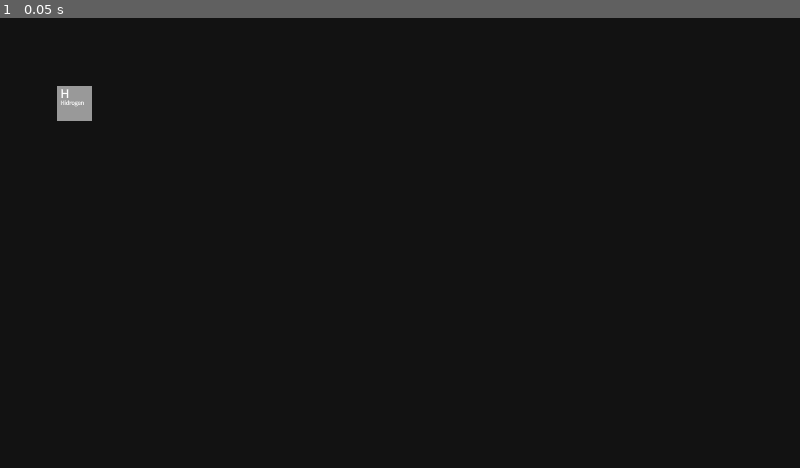
Above: before the commit, frame 1.
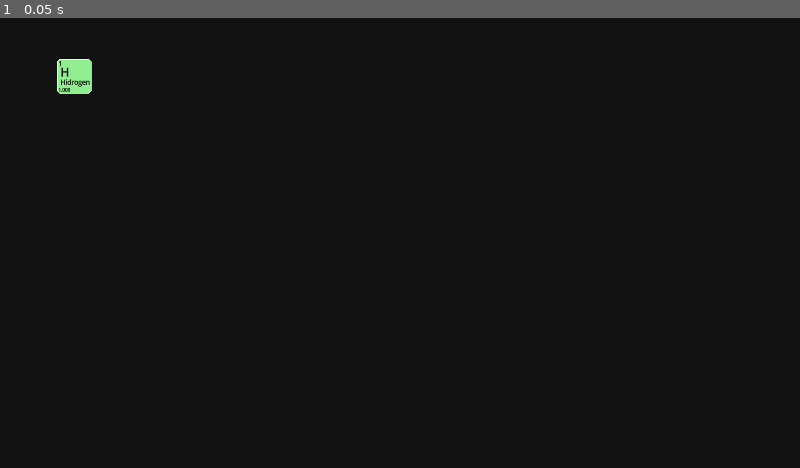
Above: after the commit, the same moment.

Repository: PurpleHamster1/proiect-chimie
Game: Godot game, scene res://main.tscn
The game is run twice, just before and just after one commit, with the same random seed, the same clock (stepped at 60 frames per second) and the same inputs.
Inputs:
- Up to frame 1 (0.05 s): no input

The runs differ from the first frame. In frame 1, 0.6% of the frame differs, in the area x 7-12%, y 9-23%.

Commit message:
element base

Diff:
--- /dev/null
+++ b/project/ElementBase.gd
@@ -0,0 +1,36 @@
+extends Panel
+
+@export var tip : String
+@export var nr : String
+@export var masa : String
+
+# Called when the node enters the scene tree for the first time.
+func _ready():
+	var test = get_theme_stylebox("panel")
+	match tip:
+		"Alca":
+			test.bg_color = Color.DARK_KHAKI
+		"AlcaP":
+			test.bg_color = Color.CORAL
+		"Lant":
+			test.bg_color = Color.DARK_SEA_GREEN
+		"Act":
+			test.bg_color = Color.DARK_SLATE_BLUE
+		"MetalT":
+			test.bg_color = Color.GRAY
+		"MetalePT":
+			test.bg_color = Color.WEB_GRAY
+		"Metalo":
+			test.bg_color = Color.LIGHT_GRAY
+		"Nemetal":
+			test.bg_color = Color.LIGHT_GREEN
+		"Halo":
+			test.bg_color = Color.LIGHT_YELLOW
+		"Nobil":
+			test.bg_color = Color.MEDIUM_PURPLE
+	add_theme_stylebox_override("panel", test)
+
+
+# Called every frame. 'delta' is the elapsed time since the previous frame.
+func _process(delta):
+	pass
--- a/project/ElementBase.tscn
+++ b/project/ElementBase.tscn
@@ -1,10 +1,26 @@
-[gd_scene load_steps=2 format=3 uid="uid://djqj55iccj6rx"]
+[gd_scene load_steps=3 format=3 uid="uid://djqj55iccj6rx"]
 
-[sub_resource type="StyleBoxFlat" id="StyleBoxFlat_hbq3q"]
+[ext_resource type="Script" path="res://ElementBase.gd" id="1_1aox5"]
+
+[sub_resource type="StyleBoxFlat" id="StyleBoxFlat_eaouu"]
+border_width_left = 1
+border_width_top = 1
+border_width_right = 1
+border_width_bottom = 1
+border_color = Color(1, 1, 1, 1)
+corner_radius_top_left = 3
+corner_radius_top_right = 3
+corner_radius_bottom_right = 3
+corner_radius_bottom_left = 3
+corner_detail = 1
 
 [node name="ElementBase" type="Panel"]
 custom_minimum_size = Vector2(50, 50)
-theme_override_styles/panel = SubResource("StyleBoxFlat_hbq3q")
+theme_override_styles/panel = SubResource("StyleBoxFlat_eaouu")
+script = ExtResource("1_1aox5")
+tip = "Nemetal"
+nr = "1"
+masa = "1.008"
 
 [node name="Symbol" type="Label" parent="."]
 layout_mode = 1
@@ -12,9 +28,11 @@
 anchor_left = 0.5
 anchor_right = 0.5
 offset_left = -20.0
+offset_top = 8.0
 offset_right = 20.0
-offset_bottom = 23.0
+offset_bottom = 31.0
 grow_horizontal = 2
+theme_override_colors/font_color = Color(0, 0, 0, 1)
 text = "H"
 
 [node name="Name" type="Label" parent="."]
@@ -23,9 +41,40 @@
 anchor_left = 0.5
 anchor_right = 0.5
 offset_left = -20.0
-offset_top = 19.0
-offset_right = 52.0
-offset_bottom = 42.0
+offset_top = 27.0
+offset_right = 75.0
+offset_bottom = 55.0
 grow_horizontal = 2
 scale = Vector2(0.474611, 0.474611)
+theme_override_colors/font_color = Color(0, 0, 0, 1)
+theme_override_font_sizes/font_size = 20
 text = "Hidrogen"
+
+[node name="Name2" type="Label" parent="."]
+layout_mode = 1
+anchors_preset = 5
+anchor_left = 0.5
+anchor_right = 0.5
+offset_left = -23.0
+offset_top = 40.0
+offset_right = 72.0
+offset_bottom = 61.0
+grow_horizontal = 2
+scale = Vector2(0.474611, 0.474611)
+theme_override_colors/font_color = Color(0, 0, 0, 1)
+theme_override_font_sizes/font_size = 14
+text = "1.008"
+
+[node name="Id" type="Label" parent="."]
+layout_mode = 1
+anchors_preset = 5
+anchor_left = 0.5
+anchor_right = 0.5
+offset_left = -23.0
+offset_right = 72.0
+offset_bottom = 28.0
+grow_horizontal = 2
+scale = Vector2(0.474611, 0.474611)
+theme_override_colors/font_color = Color(0, 0, 0, 1)
+theme_override_font_sizes/font_size = 20
+text = "1"
--- a/project/main.tscn
+++ b/project/main.tscn
@@ -19,9 +19,9 @@
 [node name="PeriodicTable" type="Control" parent="MainGUI/Background"]
 layout_mode = 1
 anchor_left = 0.0711806
-anchor_top = 0.151235
+anchor_top = 0.0910494
 anchor_right = 0.928819
-anchor_bottom = 0.848765
+anchor_bottom = 0.788579
 grow_horizontal = 2
 grow_vertical = 2
 metadata/_edit_use_anchors_ = true
@@ -37,5 +37,5 @@
 theme_override_constants/v_separation = 5
 columns = 18
 
-[node name="Panel" parent="MainGUI/Background/PeriodicTable/Elements" instance=ExtResource("1_bx3qn")]
+[node name="ElementBase" parent="MainGUI/Background/PeriodicTable/Elements" instance=ExtResource("1_bx3qn")]
 layout_mode = 2
